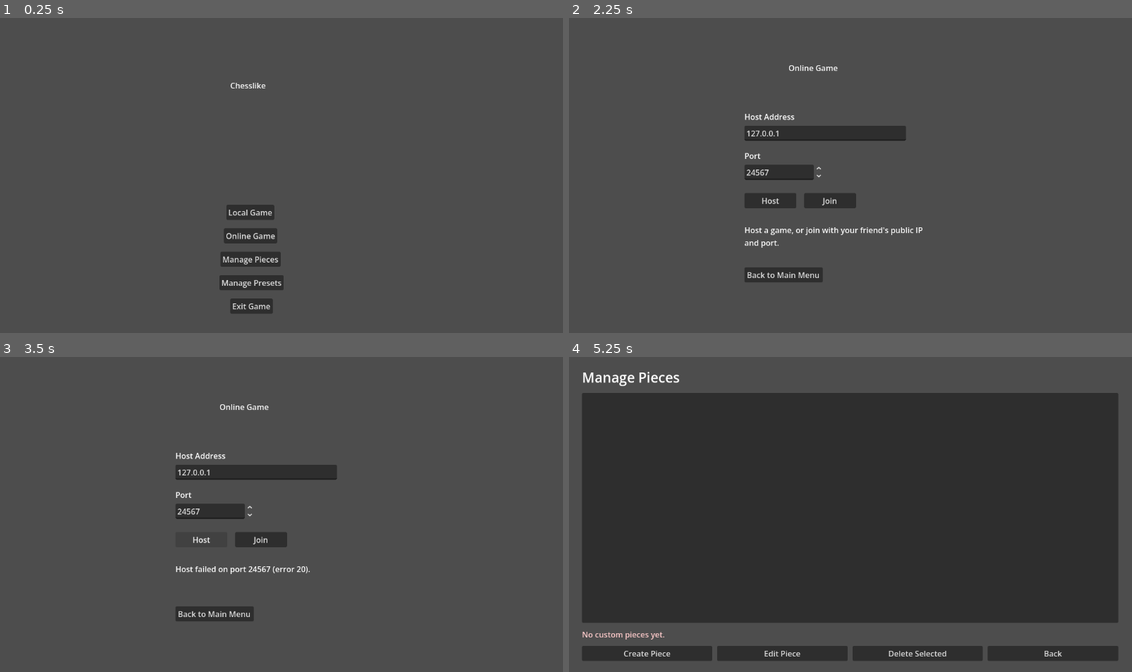
Above: before the commit, frames 1-4 (two rows, left to right).
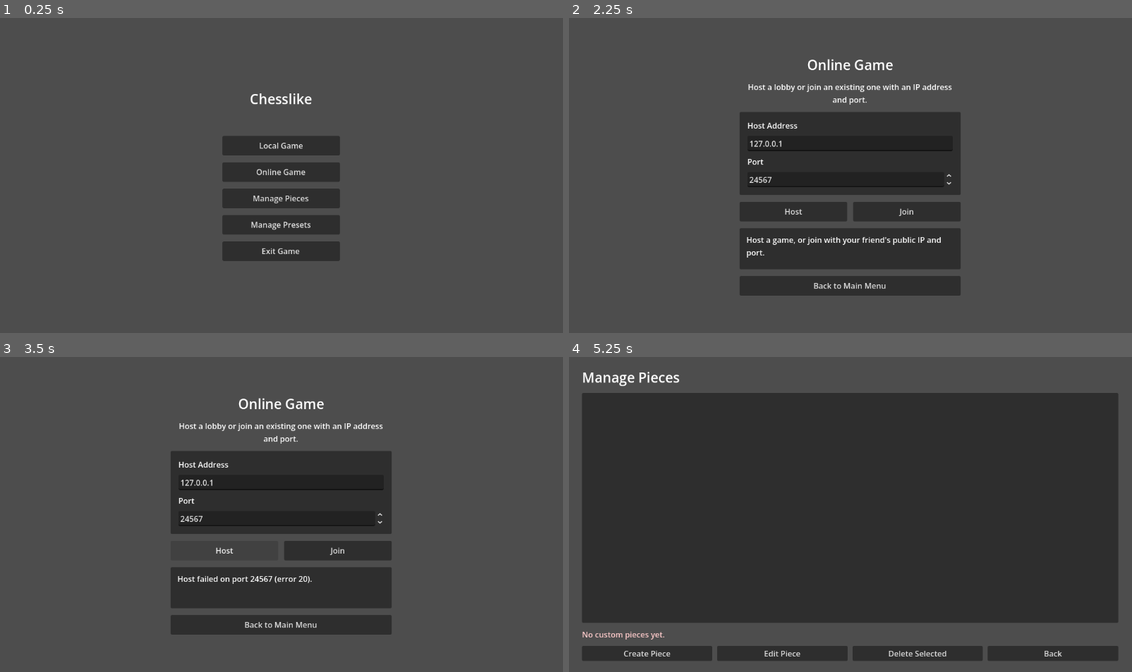
Above: after the commit, the same moments.

Repository: LeoHolman/chesslike
Game: Godot game, scene res://Scenes/MainMenu.tscn
Two runs of this game, one before a commit and one after it. Both use one fixed random seed, a clock stepped at 60 frames per second and the inputs below.
Inputs:
- Up to frame 1 (0.25 s): no input
- Up to frame 2 (2.25 s): click "Local Game" at 0.5 s; click "Back to Main Menu" at 1.25 s; click "Online Game" at 2 s
- Up to frame 3 (3.5 s): click "Host" at 2.75 s
- Up to frame 4 (5.25 s): click "Join" at 3.5 s; click "Back to Main Menu" at 4.25 s; click "Manage Pieces" at 5 s

The runs differ from the first frame. In frame 1, 7.1% of the frame differs, in the area x 38-61%, y 20-94%; in frame 2, 19%, in the area x 30-70%, y 12-89%; in frame 3, 18%; in frame 4, nothing differs.

Commit message:
fix: visual styling at max screen size

Diff:
--- a/Scenes/MainMenu.tscn
+++ b/Scenes/MainMenu.tscn
@@ -11,57 +11,56 @@
 grow_vertical = 2
 script = ExtResource("1_tt5f1")
 
-[node name="MainMenuTitle" type="Label" parent="." unique_id=1380973623]
-layout_mode = 0
-offset_left = 472.0
-offset_top = 128.0
-offset_right = 545.0
-offset_bottom = 151.0
+[node name="CenterContainer" type="CenterContainer" parent="."]
+layout_mode = 1
+anchors_preset = 15
+anchor_right = 1.0
+anchor_bottom = 1.0
+grow_horizontal = 2
+grow_vertical = 2
+
+[node name="MenuContent" type="VBoxContainer" parent="CenterContainer"]
+custom_minimum_size = Vector2(240, 0)
+layout_mode = 2
+theme_override_constants/separation = 14
+
+[node name="MainMenuTitle" type="Label" parent="CenterContainer/MenuContent" unique_id=1380973623]
+layout_mode = 2
+theme_override_font_sizes/font_size = 28
+horizontal_alignment = 1
 text = "Chesslike"
 
-[node name="LocalGameButton" type="Button" parent="." unique_id=1497418027]
-layout_mode = 0
-offset_left = 464.0
-offset_top = 384.0
-offset_right = 562.0
-offset_bottom = 415.0
+[node name="TitleSpacer" type="Control" parent="CenterContainer/MenuContent"]
+custom_minimum_size = Vector2(0, 28)
+layout_mode = 2
+
+[node name="LocalGameButton" type="Button" parent="CenterContainer/MenuContent" unique_id=1497418027]
+custom_minimum_size = Vector2(240, 40)
+layout_mode = 2
 text = "Local Game"
 
-[node name="OnlineGameButton" type="Button" parent="."]
-layout_mode = 0
-offset_left = 459.0
-offset_top = 432.0
-offset_right = 567.0
-offset_bottom = 463.0
+[node name="OnlineGameButton" type="Button" parent="CenterContainer/MenuContent"]
+custom_minimum_size = Vector2(240, 40)
+layout_mode = 2
 text = "Online Game"
 
-[node name="ManagePiecesButton" type="Button" parent="." unique_id=1009312344]
-layout_mode = 0
-offset_left = 452.0
-offset_top = 480.0
-offset_right = 574.0
-offset_bottom = 511.0
+[node name="ManagePiecesButton" type="Button" parent="CenterContainer/MenuContent" unique_id=1009312344]
+custom_minimum_size = Vector2(240, 40)
+layout_mode = 2
 text = "Manage Pieces"
 
-[node name="ManagePresetsButton" type="Button" parent="."]
-layout_mode = 0
-offset_left = 450.0
-offset_top = 528.0
-offset_right = 577.0
-offset_bottom = 559.0
+[node name="ManagePresetsButton" type="Button" parent="CenterContainer/MenuContent"]
+custom_minimum_size = Vector2(240, 40)
+layout_mode = 2
 text = "Manage Presets"
 
-[node name="ExitGameButton" type="Button" parent="." unique_id=1065246606]
-layout_mode = 0
-offset_left = 472.0
-offset_top = 576.0
-offset_right = 559.0
-offset_bottom = 607.0
-text = "Exit Game
-"
+[node name="ExitGameButton" type="Button" parent="CenterContainer/MenuContent" unique_id=1065246606]
+custom_minimum_size = Vector2(240, 40)
+layout_mode = 2
+text = "Exit Game"
 
-[connection signal="pressed" from="LocalGameButton" to="." method="_on_local_game_button_pressed"]
-[connection signal="pressed" from="OnlineGameButton" to="." method="_on_online_game_button_pressed"]
-[connection signal="pressed" from="ManagePiecesButton" to="." method="_on_manage_pieces_button_pressed"]
-[connection signal="pressed" from="ManagePresetsButton" to="." method="_on_manage_presets_button_pressed"]
-[connection signal="pressed" from="ExitGameButton" to="." method="_on_exit_game_button_pressed"]
+[connection signal="pressed" from="CenterContainer/MenuContent/LocalGameButton" to="." method="_on_local_game_button_pressed"]
+[connection signal="pressed" from="CenterContainer/MenuContent/OnlineGameButton" to="." method="_on_online_game_button_pressed"]
+[connection signal="pressed" from="CenterContainer/MenuContent/ManagePiecesButton" to="." method="_on_manage_pieces_button_pressed"]
+[connection signal="pressed" from="CenterContainer/MenuContent/ManagePresetsButton" to="." method="_on_manage_presets_button_pressed"]
+[connection signal="pressed" from="CenterContainer/MenuContent/ExitGameButton" to="." method="_on_exit_game_button_pressed"]
--- a/Scenes/OnlineGameMenu.tscn
+++ b/Scenes/OnlineGameMenu.tscn
@@ -11,87 +11,106 @@
 grow_vertical = 2
 script = ExtResource("1_online")
 
-[node name="Title" type="Label" parent="."]
-layout_mode = 0
-offset_left = 450.0
-offset_top = 92.0
-offset_right = 646.0
-offset_bottom = 127.0
+[node name="CenterContainer" type="CenterContainer" parent="."]
+layout_mode = 1
+anchors_preset = 15
+anchor_right = 1.0
+anchor_bottom = 1.0
+grow_horizontal = 2
+grow_vertical = 2
+
+[node name="MenuContent" type="VBoxContainer" parent="CenterContainer"]
+custom_minimum_size = Vector2(420, 0)
+layout_mode = 2
+theme_override_constants/separation = 14
+
+[node name="Title" type="Label" parent="CenterContainer/MenuContent"]
+layout_mode = 2
+theme_override_font_sizes/font_size = 28
+horizontal_alignment = 1
 text = "Online Game"
 
-[node name="HostAddressLabel" type="Label" parent="."]
-layout_mode = 0
-offset_left = 360.0
-offset_top = 192.0
-offset_right = 470.0
-offset_bottom = 215.0
+[node name="Subtitle" type="Label" parent="CenterContainer/MenuContent"]
+layout_mode = 2
+horizontal_alignment = 1
+autowrap_mode = 3
+text = "Host a lobby or join an existing one with an IP address and port."
+
+[node name="ConnectionPanel" type="PanelContainer" parent="CenterContainer/MenuContent"]
+layout_mode = 2
+
+[node name="ConnectionMargin" type="MarginContainer" parent="CenterContainer/MenuContent/ConnectionPanel"]
+layout_mode = 2
+theme_override_constants/margin_left = 16
+theme_override_constants/margin_top = 16
+theme_override_constants/margin_right = 16
+theme_override_constants/margin_bottom = 16
+
+[node name="ConnectionContent" type="VBoxContainer" parent="CenterContainer/MenuContent/ConnectionPanel/ConnectionMargin"]
+layout_mode = 2
+theme_override_constants/separation = 10
+
+[node name="HostAddressLabel" type="Label" parent="CenterContainer/MenuContent/ConnectionPanel/ConnectionMargin/ConnectionContent"]
+layout_mode = 2
 text = "Host Address"
 
-[node name="HostAddressInput" type="LineEdit" parent="."]
-layout_mode = 0
-offset_left = 360.0
-offset_top = 222.0
-offset_right = 690.0
-offset_bottom = 253.0
+[node name="HostAddressInput" type="LineEdit" parent="CenterContainer/MenuContent/ConnectionPanel/ConnectionMargin/ConnectionContent"]
+custom_minimum_size = Vector2(420, 0)
+layout_mode = 2
 placeholder_text = "Public IP or domain"
 
-[node name="PortLabel" type="Label" parent="."]
-layout_mode = 0
-offset_left = 360.0
-offset_top = 272.0
-offset_right = 420.0
-offset_bottom = 295.0
+[node name="PortLabel" type="Label" parent="CenterContainer/MenuContent/ConnectionPanel/ConnectionMargin/ConnectionContent"]
+layout_mode = 2
 text = "Port"
 
-[node name="PortSpinBox" type="SpinBox" parent="."]
-layout_mode = 0
-offset_left = 360.0
-offset_top = 302.0
-offset_right = 520.0
-offset_bottom = 333.0
+[node name="PortSpinBox" type="SpinBox" parent="CenterContainer/MenuContent/ConnectionPanel/ConnectionMargin/ConnectionContent"]
+custom_minimum_size = Vector2(200, 0)
+layout_mode = 2
 
-[node name="HostButton" type="Button" parent="."]
-layout_mode = 0
-offset_left = 360.0
-offset_top = 360.0
-offset_right = 466.0
-offset_bottom = 391.0
+[node name="ActionRow" type="HBoxContainer" parent="CenterContainer/MenuContent"]
+layout_mode = 2
+theme_override_constants/separation = 12
+
+[node name="HostButton" type="Button" parent="CenterContainer/MenuContent/ActionRow"]
+custom_minimum_size = Vector2(0, 40)
+layout_mode = 2
+size_flags_horizontal = 3
 text = "Host"
 
-[node name="JoinButton" type="Button" parent="."]
-layout_mode = 0
-offset_left = 482.0
-offset_top = 360.0
-offset_right = 588.0
-offset_bottom = 391.0
+[node name="JoinButton" type="Button" parent="CenterContainer/MenuContent/ActionRow"]
+custom_minimum_size = Vector2(0, 40)
+layout_mode = 2
+size_flags_horizontal = 3
 text = "Join"
 
-[node name="StartMatchButton" type="Button" parent="."]
-layout_mode = 0
-offset_left = 604.0
-offset_top = 360.0
-offset_right = 754.0
-offset_bottom = 391.0
+[node name="StartMatchButton" type="Button" parent="CenterContainer/MenuContent/ActionRow"]
+custom_minimum_size = Vector2(0, 40)
+layout_mode = 2
+size_flags_horizontal = 3
 text = "Start Match"
 
-[node name="StatusLabel" type="Label" parent="."]
-layout_mode = 0
-offset_left = 360.0
-offset_top = 424.0
-offset_right = 760.0
-offset_bottom = 480.0
+[node name="StatusPanel" type="PanelContainer" parent="CenterContainer/MenuContent"]
+layout_mode = 2
+
+[node name="StatusMargin" type="MarginContainer" parent="CenterContainer/MenuContent/StatusPanel"]
+layout_mode = 2
+theme_override_constants/margin_left = 14
+theme_override_constants/margin_top = 12
+theme_override_constants/margin_right = 14
+theme_override_constants/margin_bottom = 12
+
+[node name="StatusLabel" type="Label" parent="CenterContainer/MenuContent/StatusPanel/StatusMargin"]
+custom_minimum_size = Vector2(420, 60)
+layout_mode = 2
 autowrap_mode = 3
 text = ""
 
-[node name="CancelButton" type="Button" parent="."]
-layout_mode = 0
-offset_left = 360.0
-offset_top = 512.0
-offset_right = 520.0
-offset_bottom = 543.0
+[node name="CancelButton" type="Button" parent="CenterContainer/MenuContent"]
+custom_minimum_size = Vector2(220, 40)
+layout_mode = 2
 text = "Back to Main Menu"
 
-[connection signal="pressed" from="HostButton" to="." method="_on_host_button_pressed"]
-[connection signal="pressed" from="JoinButton" to="." method="_on_join_button_pressed"]
-[connection signal="pressed" from="StartMatchButton" to="." method="_on_start_match_button_pressed"]
-[connection signal="pressed" from="CancelButton" to="." method="_on_cancel_button_pressed"]
+[connection signal="pressed" from="CenterContainer/MenuContent/ActionRow/HostButton" to="." method="_on_host_button_pressed"]
+[connection signal="pressed" from="CenterContainer/MenuContent/ActionRow/JoinButton" to="." method="_on_join_button_pressed"]
+[connection signal="pressed" from="CenterContainer/MenuContent/ActionRow/StartMatchButton" to="." method="_on_start_match_button_pressed"]
+[connection signal="pressed" from="CenterContainer/MenuContent/CancelButton" to="." method="_on_cancel_button_pressed"]
--- a/Scripts/main_menu.gd
+++ b/Scripts/main_menu.gd
@@ -1,5 +1,4 @@
 extends Control
-
 
 func _ready() -> void:
 	DisplayServer.window_set_flag(DisplayServer.WINDOW_FLAG_BORDERLESS, false)
--- a/Scripts/online_game_menu.gd
+++ b/Scripts/online_game_menu.gd
@@ -1,9 +1,9 @@
 extends Control
 
-@onready var status_label: Label = $StatusLabel
-@onready var host_address_input: LineEdit = $HostAddressInput
-@onready var port_spin_box: SpinBox = $PortSpinBox
-@onready var start_match_button: Button = $StartMatchButton
+@onready var status_label: Label = $CenterContainer/MenuContent/StatusPanel/StatusMargin/StatusLabel
+@onready var host_address_input: LineEdit = $CenterContainer/MenuContent/ConnectionPanel/ConnectionMargin/ConnectionContent/HostAddressInput
+@onready var port_spin_box: SpinBox = $CenterContainer/MenuContent/ConnectionPanel/ConnectionMargin/ConnectionContent/PortSpinBox
+@onready var start_match_button: Button = $CenterContainer/MenuContent/ActionRow/StartMatchButton
 
 func _ready() -> void:
 	var network_manager = $"/root/NetworkManager"
Not shown, changed: ideas.md
